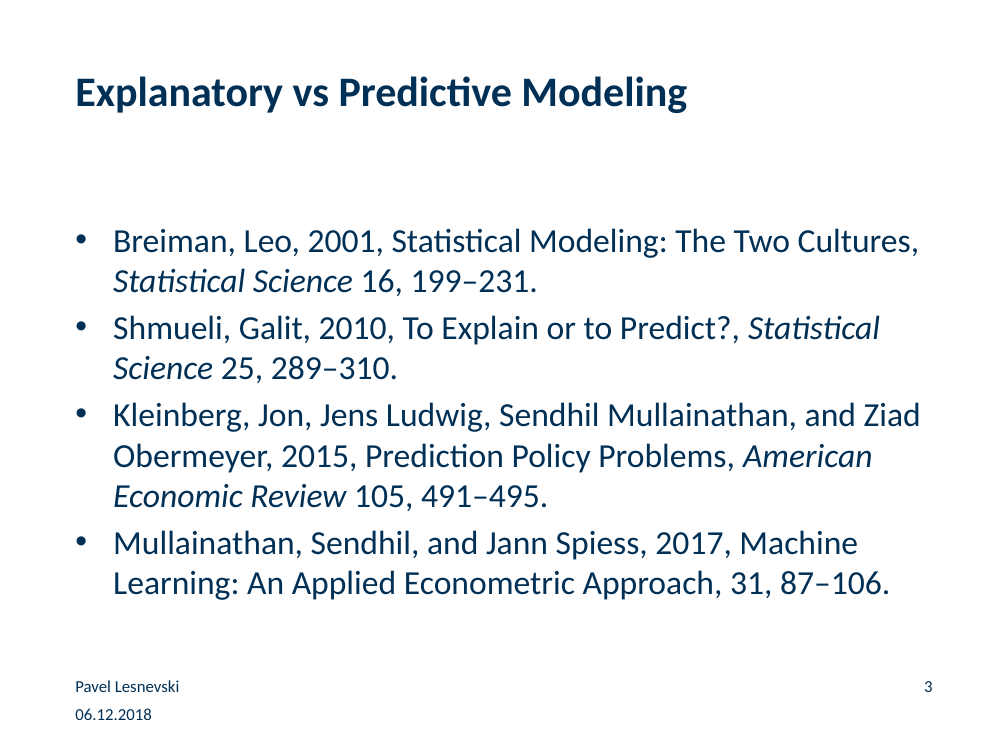
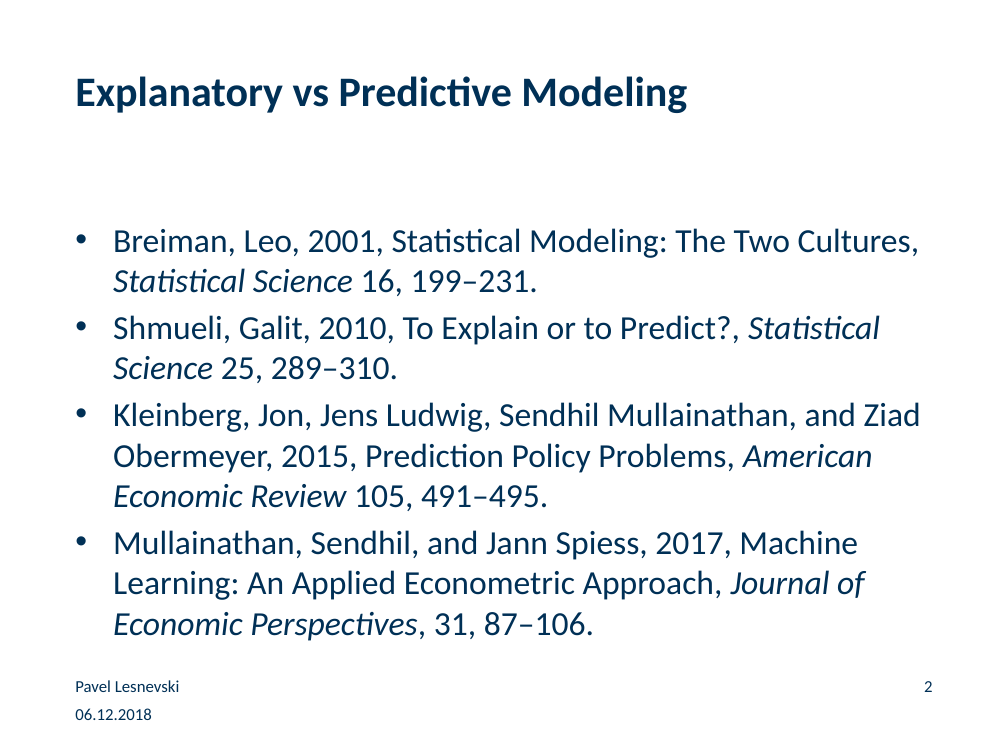
Before and after one commit to paveles/Machine_Learning_and_Equity_Index_Returns, a slide deck: slide 2 of _presentation/MachineLearning_StockMarketReturns.pptx (slide 3 before the commit). Drawn at 1008x756 pixels with LibreOffice and Linux fonts; fonts in the diff are those of the drawing; background and template pictures are left out. Boxes give left, top, right and bottom in pixels: in the first picture for what was removed or moved away, otherwise in the second. Text is boxed around its words. In the diff, an @@ line names an element or a change of style, - is before the commit and + after.

```diff
--- a/_presentation/MachineLearning_StockMarketReturns.pptx
+++ b/_presentation/MachineLearning_StockMarketReturns.pptx
@@ text at bbox=[113, 530, 864, 641]: text changed @@
-• Mullainathan, Sendhil, and Jann Spiess, 2017, Machine Learning: An Applied Econometric Approach, 31, 87–106.
+• Mullainathan, Sendhil, and Jann Spiess, 2017, Machine Learning: An Applied Econometric Approach, Journal of Economic Perspectives, 31, 87–106.
@@ page number at bbox=[924, 681, 932, 692]: text changed @@
-3
+2
```
Also in this commit, not shown: 11 other slides changed, 1 slide added, 3 other files.
